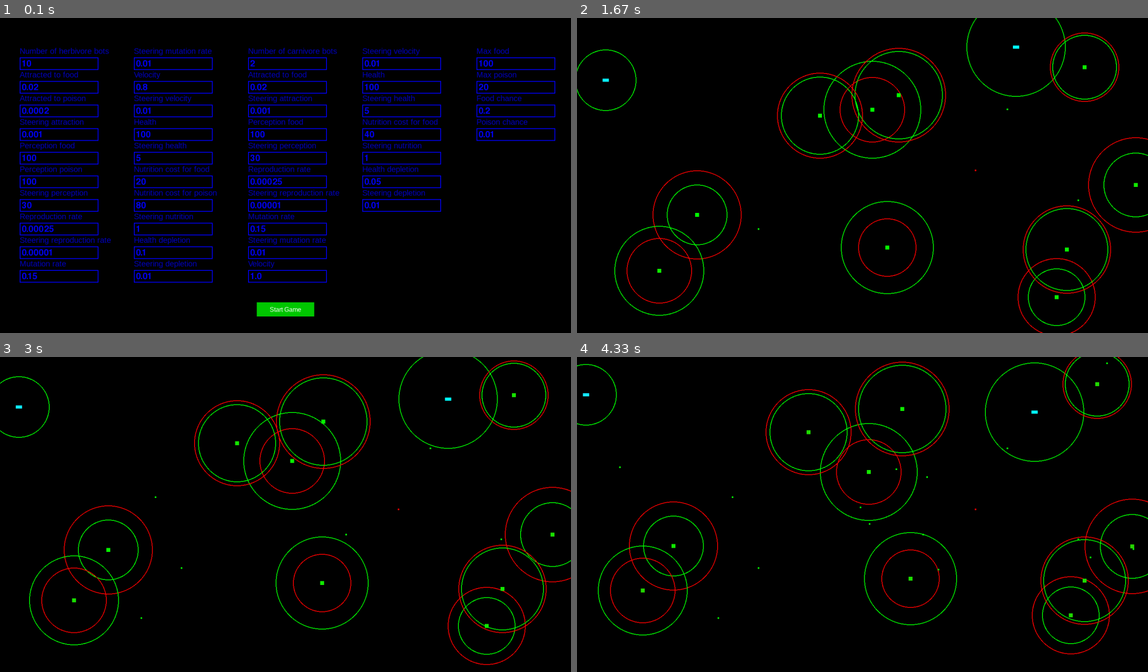
Above: before the commit, frames 1-4 (two rows, left to right).
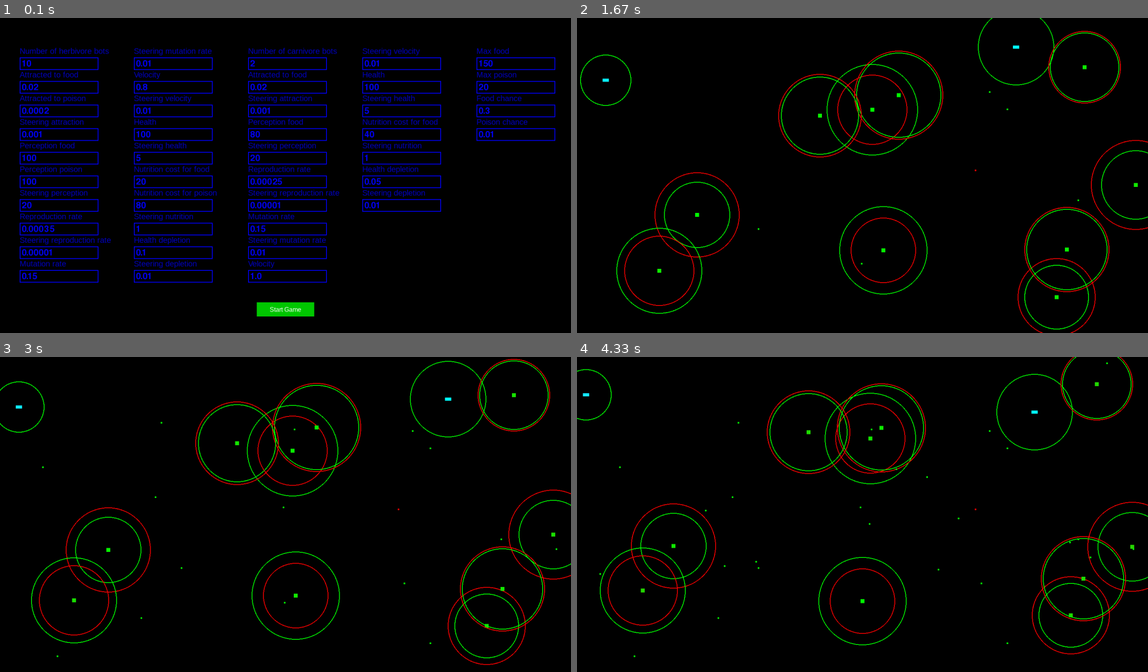
Above: after the commit, the same moments.

Repository: TinaVitanova/GameOfLife
Game: pygame game, started from main.py
Same seed, same stepped clock (60 frames per second), same inputs: the game is played once before the commit and once after it.
Inputs (mouse positions are in pixels of both pictures, inside the frame that each line leads up to):
- Up to frame 1 (0.1 s): no input
- Up to frame 2 (1.67 s): click "Start Game" at 0.38 s; click (1073, 285) at 0.72 s
- Up to frame 3 (3 s): no input
- Up to frame 4 (4.33 s): no input

The runs differ from the first frame. In frame 1, 0.1% of the frame differs, in the area x 3-87%, y 13-69%; in frame 2, 5.9%; in frame 3, 6.1%, in the area x 0-100%, y 0-96%; in frame 4, 6.1%.

Commit message:
change default setup

Diff:
--- a/constants.py
+++ b/constants.py
@@ -30,17 +30,17 @@
         self.steering_attr_c = "0.001"
         self.steering_attr_h = "0.001"
         # perception_food - max values for food perception radius for first gen of bots (not children)
-        self.perception_food_c = "100"
+        self.perception_food_c = "80"
         self.perception_food_h = "100"
         # perception_poison - max values for poison perception radius for first gen of bots (not children)
         self.perception_poison_c = "100"
         self.perception_poison_h = "100"
         # steering_perception - range (from to) to change dna of mutated child (perception red/green)
-        self.steering_perception_c = "30"
-        self.steering_perception_h = "30"
+        self.steering_perception_c = "20"
+        self.steering_perception_h = "20"
         # reproduction_rate - chance of bot to reproduce
         self.reproduction_rate_c = "0.00025"
-        self.reproduction_rate_h = "0.00025"
+        self.reproduction_rate_h = "0.00035"
         # steering reproduction_rate - range to change dna of chance of bot to reproduce
         self.steering_reproduction_rate_c = "0.00001"
         self.steering_reproduction_rate_h = "0.00001"
@@ -78,10 +78,10 @@
         self.steering_depletion_c = "0.01"
         self.steering_depletion_h = "0.01"
         # Basic game constants
-        self.max_food = "100"
+        self.max_food = "150"
         self.max_poison = "20"
         # Chance for foodstuff to be created
-        self.food_chance = "0.2"
+        self.food_chance = "0.3"
         self.poison_chance = "0.01"
 
     def set_attr(self, attr, value):
